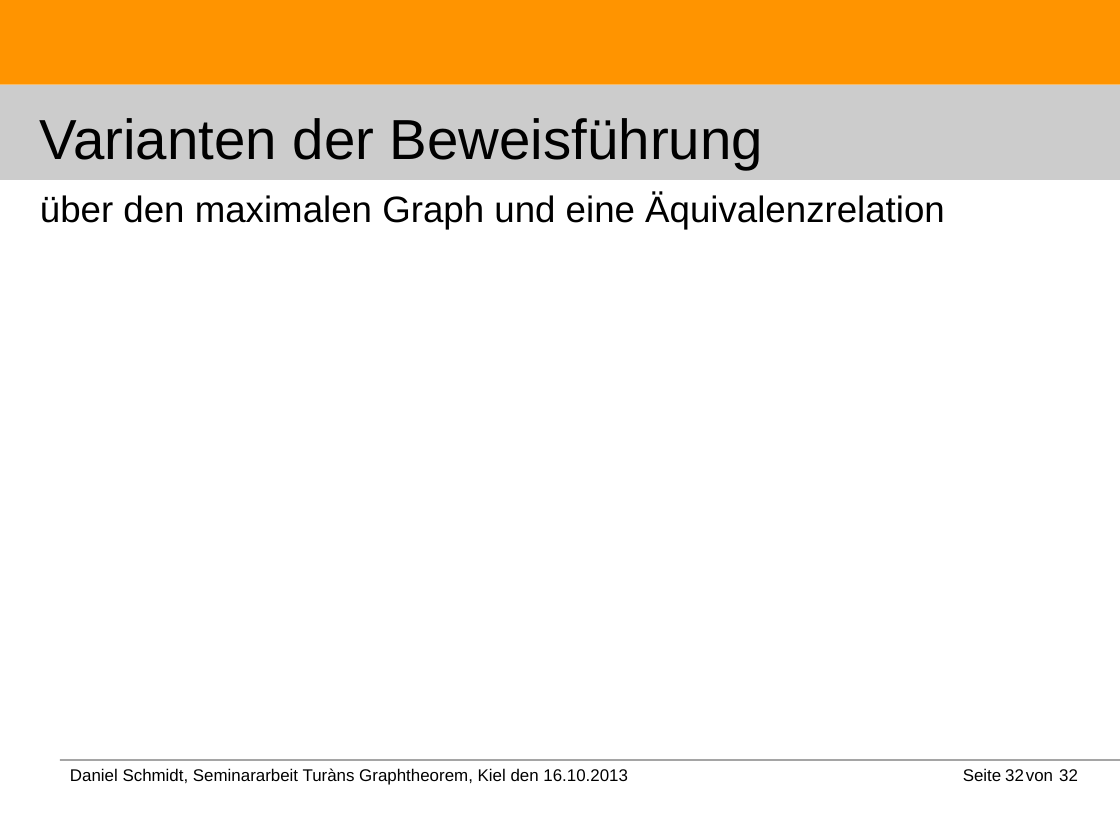
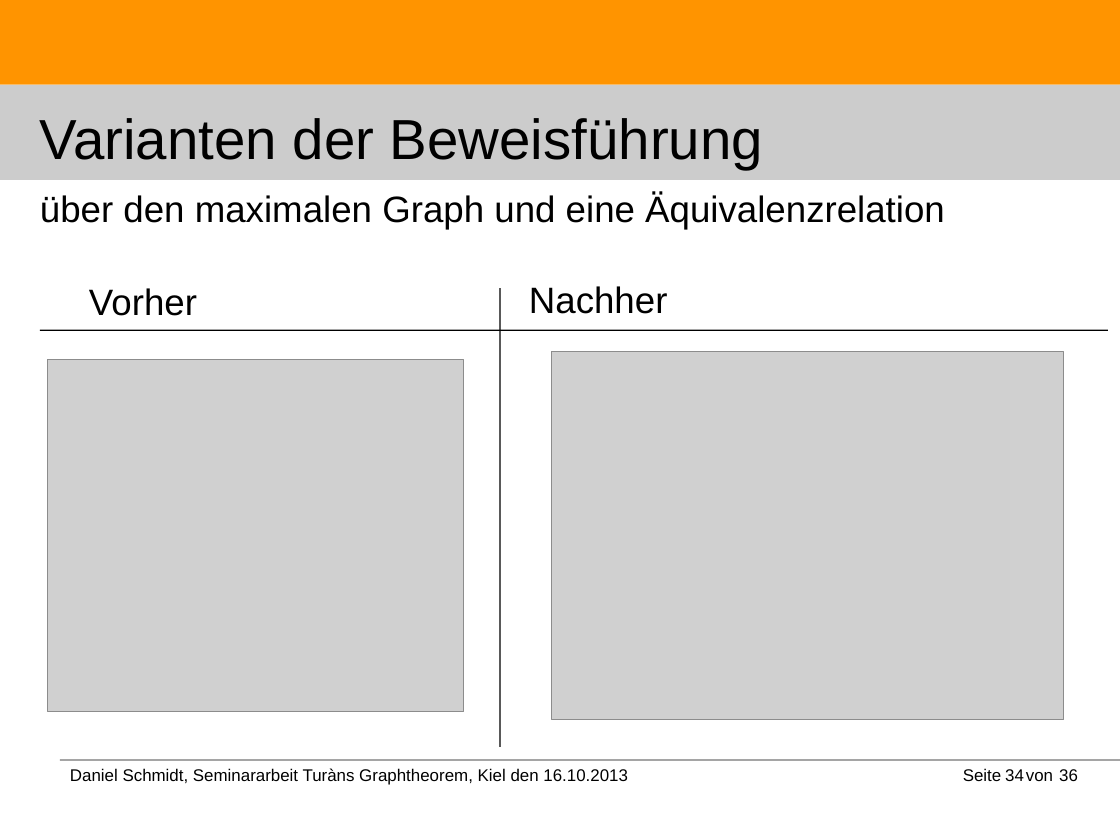
Before and after one commit to DanielMSchmidt/kombinatorik, a slide deck: slide 34 of Kombinatorik.odp (slide 32 before the commit). Drawn at 1120x840 pixels with LibreOffice and Linux fonts; fonts in the diff are those of the drawing; grey boxes stand for pictures. Boxes give left, top, right and bottom in pixels: in the first picture for what was removed or moved away, otherwise in the second. Text is boxed around its words. In the diff, an @@ line names an element or a change of style, - is before the commit and + after.

```diff
--- a/Kombinatorik.odp
+++ b/Kombinatorik.odp
@@ text added at <box>89,288,197,316</box>, 26 pt, text #000000 @@
+Vorher
@@ line added from (500, 288) to (500, 747), #000000 0.99 pt @@
@@ text added at <box>529,286,668,314</box>, 26 pt, text #000000 @@
+Nachher
@@ line added from (40, 330) to (1109, 330), #000000 0.99 pt @@
@@ picture added at <box>552,352,1064,720</box> @@
@@ picture added at <box>48,360,463,711</box> @@
@@ page number at <box>1005,769,1024,781</box>: text changed @@
-32
+34
@@ text at <box>1059,769,1078,781</box>: text changed @@
-32
+36
```
Also in this commit, not shown: 30 other slides changed, 4 slides added, 5 other files.
